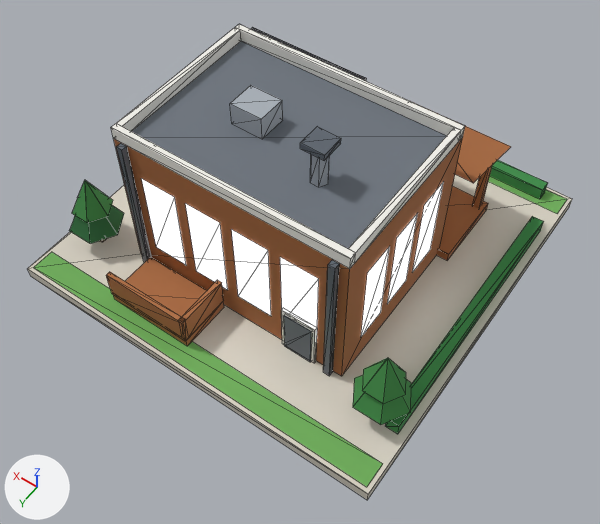
Two versions of the glTF model public/models/14.glb, one commit apart.
The view is the same before and after, from a 50 mm camera at (-0.748, 1.086, 1.598) aimed at (-0.079, 0.149, 0.127). Arrows for +X, +Y and +Z are at lower left; the lights stay in place. The picture after the commit comes second. Mesh edges are drawn as thin lines. Vertices at exactly the same position are counted once.

Names of what the first picture shows: 'b14'.
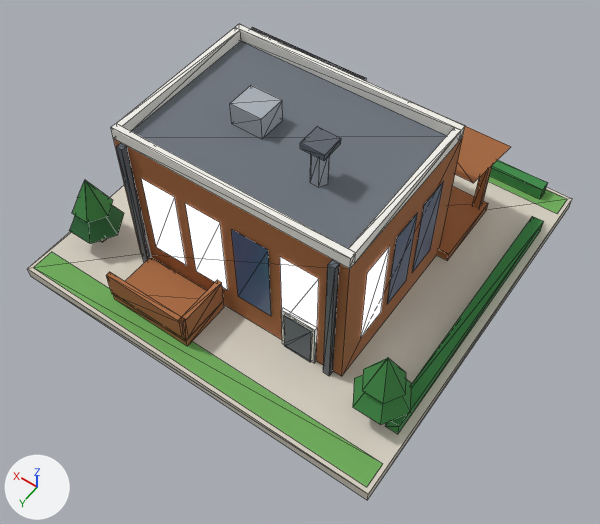
Edits to the scene script, one JSON object a line:
```json
{"op": "add", "block": "mat_glass_dark", "code": ["mat_glass_dark = bpy.data.materials.new('glass_dark')", "# nodes: BsdfPrincipled, Mix, OutputMaterial, VertexColor", "# colours: blue #3d5a82, mixed with the vertex colours"]}
{"block": "me_b14", "where": "me_b14.from_pydata(...)  # 311 vertices, 342 faces; spans x -0.48..0.48, y -0.48..0.48, z 0.0..0.515"}
{"block": "me_b14", "where": "# used by ob_b14; location = (0.0, 0.0, 0.0)"}
{"block": "me_b14", "change": "me_b14 part 1: the loose piece of 4 vertices spanning x -0.106..-0.014, y 0.293, z 0.106..0.334 is moved by (0.12, 0.0, 0.0)"}
{"block": "me_b14", "change": "me_b14 part 2: the loose piece of 4 vertices spanning x 0.014..0.106, y 0.293, z 0.106..0.334 is moved by (0.12, 0.0, 0.0)"}
{"block": "me_b14", "change": "me_b14 part 3: the loose piece of 4 vertices spanning x -0.293, y 0.039..0.121, z 0.106..0.334 is moved by (0.0, -0.107, 0.0)"}
{"block": "me_b14", "change": "me_b14 part 4: the loose piece of 4 vertices spanning x -0.293, y 0.146..0.227, z 0.106..0.334 is moved by (0.0, -0.107, 0.0)"}
{"block": "me_b14", "change": "me_b14 part 5"}
{"op": "set", "path": "me_b14.vertices[120].co", "old": "(0.226, 0.293, 0.106)", "new": "(0.293, -0.067, 0.106)", "note": "pixel (156, 247) -> not seen"}
{"op": "set", "path": "me_b14.vertices[121].co", "old": "(0.134, 0.293, 0.106)", "new": "(0.293, 0.014, 0.106)", "note": "pixel (186, 265) -> not seen"}
{"op": "set", "path": "me_b14.vertices[122].co", "old": "(0.134, 0.293, 0.334)", "new": "(0.293, 0.014, 0.334)", "note": "pixel (174, 197) -> not seen"}
{"op": "set", "path": "me_b14.vertices[123].co", "old": "(0.226, 0.293, 0.334)", "new": "(0.293, -0.067, 0.334)", "note": "pixel (141, 178) -> not seen"}
{"op": "set", "path": "me_b14.vertices[132].co", "old": "(0.293, 0.146, 0.106)", "new": "(-0.293, 0.227, 0.106)", "note": "not seen -> pixel (360, 337)"}
{"op": "set", "path": "me_b14.vertices[133].co", "old": "(0.293, 0.227, 0.106)", "new": "(-0.293, 0.146, 0.106)", "note": "not seen -> pixel (380, 312)"}
{"op": "set", "path": "me_b14.vertices[134].co", "old": "(0.293, 0.227, 0.334)", "new": "(-0.293, 0.146, 0.334)", "note": "not seen -> pixel (389, 245)"}
{"op": "set", "path": "me_b14.vertices[135].co", "old": "(0.293, 0.146, 0.334)", "new": "(-0.293, 0.227, 0.334)", "note": "not seen -> pixel (367, 272)"}
{"block": "me_b14", "change": "me_b14 part 6"}
{"op": "set", "path": "me_b14.vertices[136].co", "old": "(-0.293, 0.014, 0.106)", "new": "(-0.014, 0.293, 0.106)", "note": "pixel (412, 272) -> pixel (238, 296)"}
{"op": "set", "path": "me_b14.vertices[137].co", "old": "(-0.293, -0.067, 0.106)", "new": "(-0.106, 0.293, 0.106)", "note": "pixel (430, 249) -> pixel (271, 316)"}
{"op": "set", "path": "me_b14.vertices[138].co", "old": "(-0.293, -0.067, 0.334)", "new": "(-0.106, 0.293, 0.334)", "note": "pixel (443, 181) -> pixel (268, 250)"}
{"op": "set", "path": "me_b14.vertices[139].co", "old": "(-0.293, 0.014, 0.334)", "new": "(-0.014, 0.293, 0.334)", "note": "pixel (424, 204) -> pixel (231, 229)"}
{"block": "me_b14", "change": "me_b14 part 7: all 6 faces centred in x -0.293, y -0.04..0.2, z 0.182..0.258 switch from mat_glow_window to mat_glass_dark"}
```

What differs and where, as boxes (x1, y1, x2, y2) in the pictures (600 x 524 px; the box of a moved part takes in the faces that stretch with it):
```json
{"object": "b14", "change": "reshaped, recoloured", "before": [28, 24, 572, 500], "after": [28, 24, 572, 500], "on screen": "darker"}
{"part": 1, "of": "me_b14", "change": "moved or reshaped", "before": [231, 229, 271, 316], "after": [185, 203, 228, 290]}
{"part": 2, "of": "me_b14", "change": "moved or reshaped", "before": [185, 203, 228, 290], "after": [141, 178, 186, 265]}
{"part": 3, "of": "me_b14", "change": "moved or reshaped", "before": [387, 213, 418, 304], "after": [412, 182, 444, 272]}
{"part": 4, "of": "me_b14", "change": "moved or reshaped", "before": [361, 246, 390, 337], "after": [387, 213, 418, 304]}
{"part": 5, "of": "me_b14", "change": "moved or reshaped", "before": [141, 178, 186, 265], "after": [361, 246, 390, 337]}
{"part": 6, "of": "me_b14", "change": "moved or reshaped", "before": [412, 182, 444, 272], "after": [231, 229, 271, 316]}
{"part": 7, "of": "me_b14", "change": "recoloured", "before": [382, 182, 444, 304], "after": [231, 182, 444, 316], "on screen": "darker"}
```
